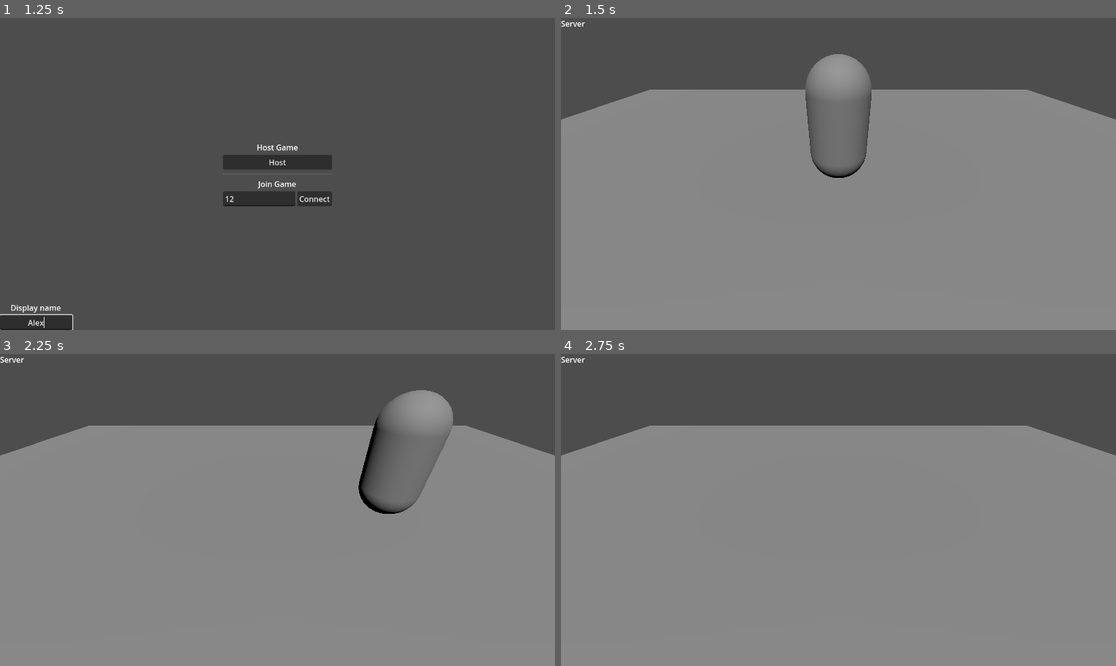
Above: before the commit, frames 1-4 (two rows, left to right).
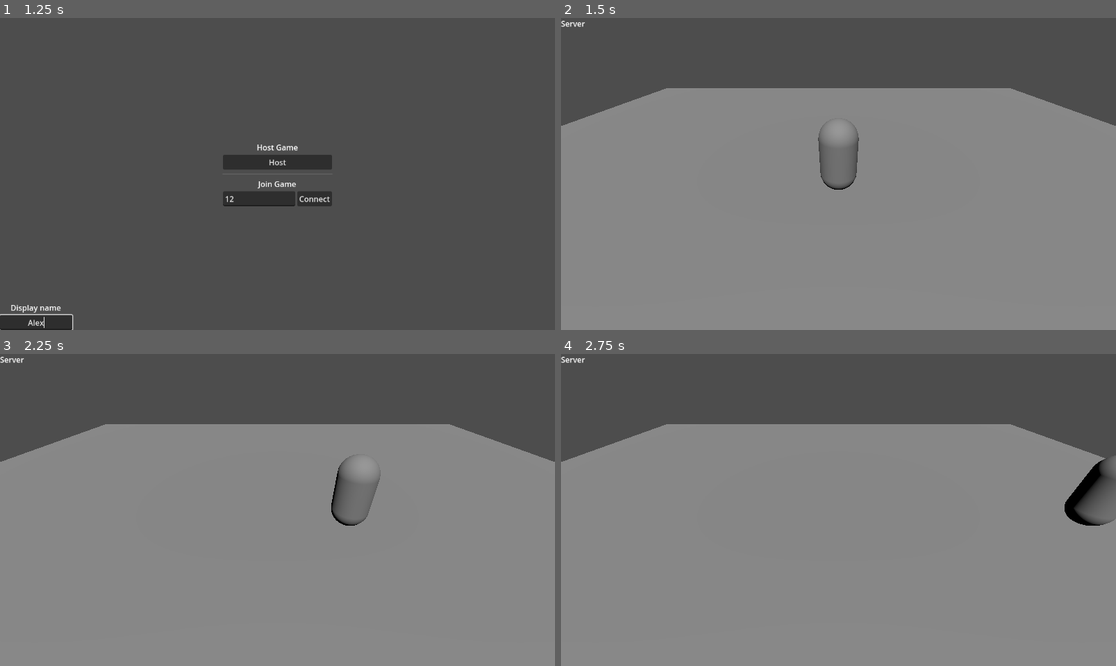
Above: after the commit, the same moments.

Repository: gmuGADIG/King-Fisher
Game: Godot game, scene res://ui/main_menu/main_menu.tscn
Two runs of this game, one before a commit and one after it. Both use one fixed random seed, a clock stepped at 60 frames per second and the inputs below.
Inputs (mouse positions are in pixels of both pictures, inside the frame that each line leads up to):
- Up to frame 1 (1.25 s): click (260, 198) at 0.52 s; type "12" at 0.6 s; click (38, 323) at 0.75 s; type "Alex" at 0.83 s
- Up to frame 2 (1.5 s): click "Host" at 1.25 s
- Up to frame 3 (2.25 s): tap Enter at 2 s; hold D (move_right) from 2.03 s (still down); hold \ (print_players) from 2.03 s (still down)
- Up to frame 4 (2.75 s): keep holding D (move_right); keep holding \ (print_players)

Frame 1 is identical in both runs. In frame 2, 3.6% of the frame differs, in the area x 0-100%, y 11-56%; in frame 3, 5.0%; in frame 4, 2.3%.

Commit message:
Added feature for filtering by server or client

Diff:
--- a/systems/debug.gd
+++ b/systems/debug.gd
@@ -1,9 +1,23 @@
 extends Node
+
+enum LogMode{
+	ALL = 0,
+	SERVER = 1,
+	CLIENT = 2
+}
+
+const log_mode : LogMode = LogMode.SERVER
 
 func client_id() -> String:
 	return str(multiplayer.get_unique_id()).lpad(10,"0")
 
 func log(...args: Array) -> void:
+	var uid : int = multiplayer.get_unique_id()
+	if log_mode == LogMode.SERVER && uid != 1:
+		return
+	if log_mode == LogMode.CLIENT && uid == 1:
+		return
+
 	var output : String = "["+client_id()+"] "
 	for s in args:
 		output += str(s)
--- a/world/world_base.gd
+++ b/world/world_base.gd
@@ -26,6 +26,7 @@
 	Debug.log("Creating player of id ",id)
 	var new_player: Player = player.instantiate()
 	new_player.set_multiplayer_authority(id)
-	new_player.global_position = pos
+
 
 	add_child(new_player)
+	new_player.global_position = pos
--- a/world/world_base.tscn
+++ b/world/world_base.tscn
@@ -10,7 +10,7 @@
 player = ExtResource("2_bl271")
 
 [node name="Camera3D" type="Camera3D" parent="."]
-transform = Transform3D(1, 0, 0, 0, 0.80968326, 0.5868671, 0, -0.5868671, 0.80968326, 0, 2.3054986, 3.2149339)
+transform = Transform3D(1, 0, 0, 0, 0.8096833, 0.58686715, 0, -0.58686715, 0.8096833, 0, 3.7539306, 4.5953226)
 
 [node name="CanvasLayer" type="CanvasLayer" parent="."]
 
@@ -23,7 +23,7 @@
 text = "Hello"
 
 [node name="MeshInstance3D2" type="MeshInstance3D" parent="."]
-transform = Transform3D(12.941168, 0, 0, 0, 1.0000005, 0, 0, 0, 11.586485, 0, -1.1990725, 0)
+transform = Transform3D(12.941168, 0, 0, 0, 1.0000005, 0, 0, 0, 11.586485, 0, 0, 0)
 mesh = SubResource("PlaneMesh_bl271")
 
 [node name="DirectionalLight3D" type="DirectionalLight3D" parent="."]
